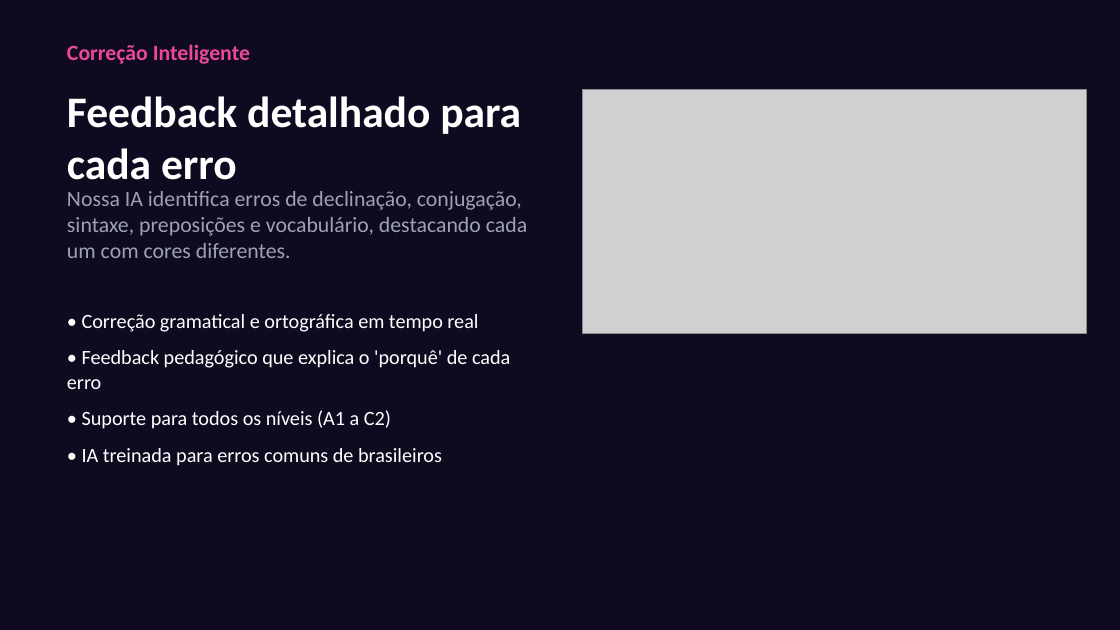
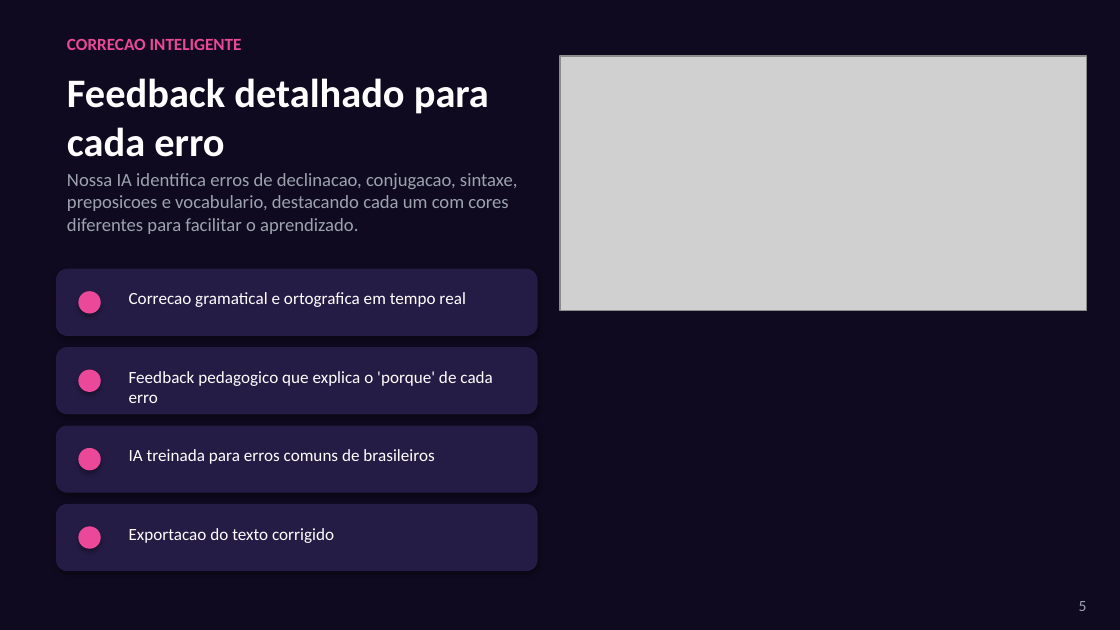
Before and after one commit to ImmoNeural/Correctmemycleverbot, a slide deck: slide 5 of CorrectMe_Apresentacao.pptx (slide 4 before the commit). Drawn at 1120x630 pixels with LibreOffice and Linux fonts; fonts in the diff are those of the drawing; grey boxes stand for pictures. Boxes give left, top, right and bottom in pixels: in the first picture for what was removed or moved away, otherwise in the second. Text is boxed around its words. In the diff, an @@ line names an element or a change of style, - is before the commit and + after.

```diff
--- a/CorrectMe_Apresentacao.pptx
+++ b/CorrectMe_Apresentacao.pptx
@@ text at bbox=[67, 38, 242, 50]: text changed; size 14 to 11 pt @@
-Correção Inteligente
+CORRECAO INTELIGENTE
@@ picture: place and size @@
-picture at bbox=[582, 90, 1086, 334]
+picture at bbox=[560, 56, 1086, 310]
@@ text "Feedback detalhado para cada erro": place and size @@
-text "Feedback detalhado para cada erro" at bbox=[67, 96, 521, 180]
+text "Feedback detalhado para cada erro" at bbox=[67, 78, 489, 157]
@@ text "Feedback detalhado para cada erro" at bbox=[67, 78, 489, 157]: size 28 to 26 pt @@
@@ text at bbox=[67, 173, 517, 234]: text changed; size 14 to 12 pt @@
-Nossa IA identifica erros de declinação, conjugação, sintaxe, preposições e vocabulário, destacando cada um com cores diferentes.
+Nossa IA identifica erros de declinacao, conjugacao, sintaxe, preposicoes e vocabulario, destacando cada um com cores diferentes para facilitar o aprendizado.
@@ rounded rectangle added at bbox=[56, 269, 538, 336], fill #251C45 @@
@@ ellipse added at bbox=[78, 291, 101, 314], fill #EC4899 @@
@@ text added at bbox=[129, 292, 465, 307], 11 pt, text #FFFFFF @@
+Correcao gramatical e ortografica em tempo real
@@ text removed at bbox=[67, 314, 510, 466] @@
-• Correção gramatical e ortográfica em tempo real
-• Feedback pedagógico que explica o 'porquê' de cada erro
-• Suporte para todos os níveis (A1 a C2)
-• IA treinada para erros comuns de brasileiros
@@ rounded rectangle added at bbox=[56, 347, 538, 414], fill #251C45 @@
@@ ellipse added at bbox=[78, 370, 101, 392], fill #EC4899 @@
@@ text added at bbox=[129, 371, 493, 403], 11 pt, text #FFFFFF @@
+Feedback pedagogico que explica o 'porque' de cada erro
@@ rounded rectangle added at bbox=[56, 426, 538, 493], fill #251C45 @@
@@ ellipse added at bbox=[78, 448, 101, 470], fill #EC4899 @@
@@ text added at bbox=[129, 449, 434, 464], 11 pt, text #FFFFFF @@
+IA treinada para erros comuns de brasileiros
@@ rounded rectangle added at bbox=[56, 504, 538, 571], fill #251C45 @@
@@ ellipse added at bbox=[78, 526, 101, 549], fill #EC4899 @@
@@ text added at bbox=[129, 528, 334, 543], 11 pt, text #FFFFFF @@
+Exportacao do texto corrigido
@@ text added at bbox=[1079, 601, 1087, 611], 10 pt, text #9CA3AF @@
+5
```
Also in this commit, not shown: 6 other slides changed, 8 slides added, 4 slides removed, 1 other file.
